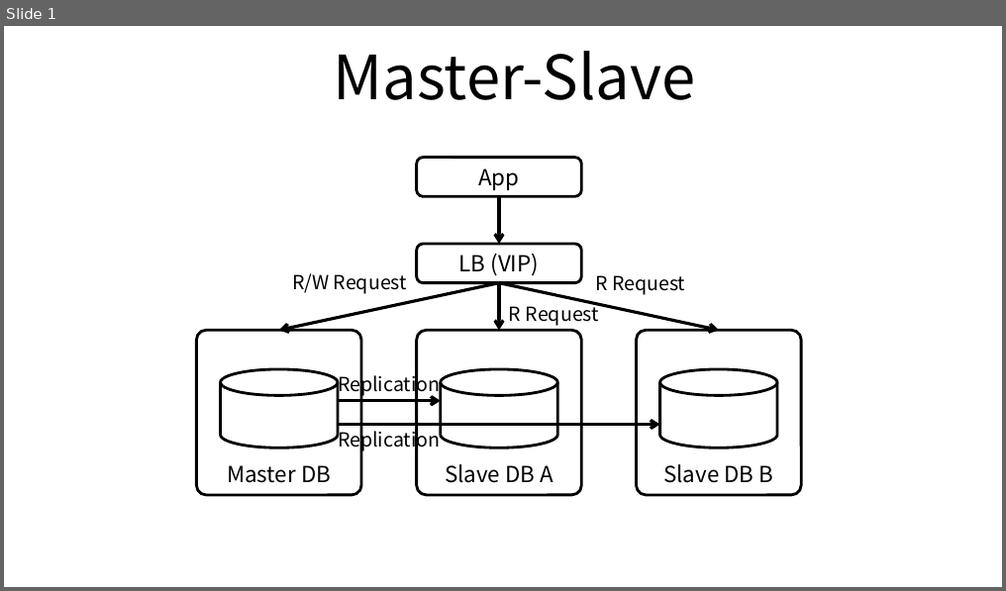
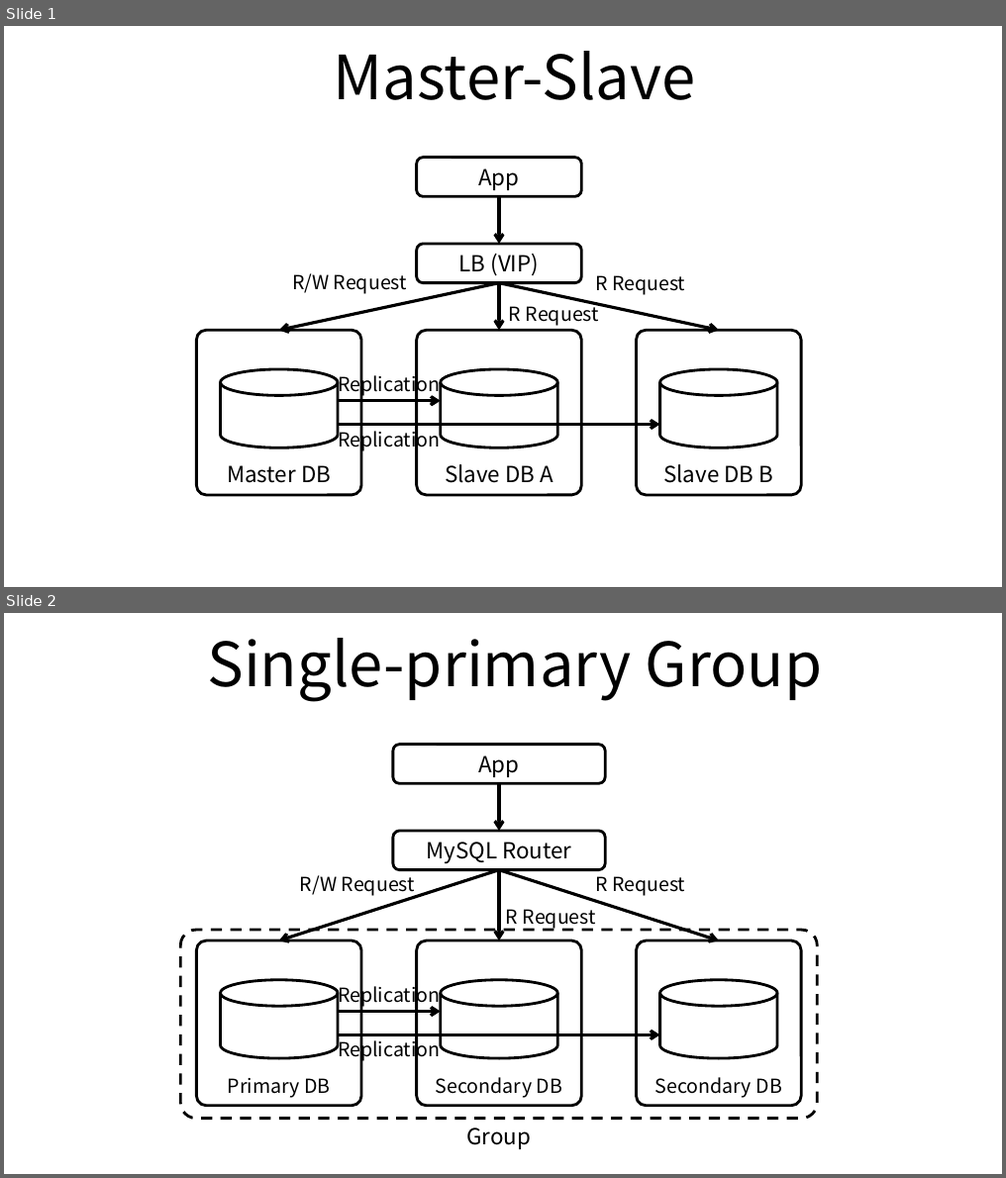
Before and after one commit to ssup2/blog-old, a slide deck: images/theory_analysis/MySQL_Replication_Cluster/MySQL_Replication.pptx. Shown one above the other, each under a label of ours: slide 1 before the commit, slides 1 and 2 after it. The pictures are 1006x591 and 1006x1178 pixels, drawn with LibreOffice and Linux fonts; fonts in the diff are those of the drawing. Boxes give left, top, right and bottom in pixels: in the first picture for what was removed or moved away, otherwise in the second. Text is boxed around its words. In the diff, an @@ line names an element or a change of style, - is before the commit and + after.

```diff
--- a/images/theory_analysis/MySQL_Replication_Cluster/MySQL_Replication.pptx
+++ b/images/theory_analysis/MySQL_Replication_Cluster/MySQL_Replication.pptx
@@ slide 2 added at (4,613,1002,1174), background #FFFFFF @@
@@ title added at (207,638,823,702), 44 pt, text #000000 @@
+Single-primary Group
@@ rounded rectangle added at (393,745,606,783), fill #FFFFFF, outline #000000 2 pt, 16 pt, text #000000 @@
+App
@@ arrow added from (499, 783) to (499, 831), #000000 2.25 pt @@
@@ rounded rectangle added at (393,831,606,869), fill #FFFFFF, outline #000000 2 pt, 16 pt, text #000000 @@
+MySQL Router
@@ arrow added from (499, 870) to (279, 941), #000000 2.25 pt @@
@@ text added at (300,870,415,896), 14 pt, text #000000 @@
+R/W Request
@@ arrow added from (499, 870) to (499, 941), #000000 2.25 pt @@
@@ arrow added from (499, 870) to (719, 941), #000000 2.25 pt @@
@@ text added at (595,870,685,896), 14 pt, text #000000 @@
+R Request
@@ text added at (506,909,596,929), 14 pt, text #000000 @@
+R Request
@@ rounded rectangle added at (180,931,818,1119), fill #FFFFFF, outline #000000 2 pt dashed @@
@@ rounded rectangle added at (197,941,361,1105), fill #FFFFFF, outline #000000 2 pt, 14 pt, text #000000 @@
+Primary DB
@@ rounded rectangle added at (416,941,581,1105), fill #FFFFFF, outline #000000 2 pt, 14 pt, text #000000 @@
+Secondary DB
@@ rounded rectangle added at (636,941,800,1105), fill #FFFFFF, outline #000000 2 pt, 14 pt, text #000000 @@
+Secondary DB
@@ cylinder added at (221,980,339,1059), fill #FFFFFF, outline #000000 2 pt @@
@@ text added at (338,982,441,1008), 14 pt, text #000000 @@
+Replication
@@ cylinder added at (440,980,557,1059), fill #FFFFFF, outline #000000 2 pt @@
@@ cylinder added at (659,980,777,1059), fill #FFFFFF, outline #000000 2 pt @@
@@ arrow added from (338, 1011) to (440, 1011), #000000 2.25 pt @@
@@ arrow added from (338, 1035) to (659, 1035), #000000 2.25 pt @@
@@ text added at (338,1037,441,1062), 14 pt, text #000000 @@
+Replication
@@ text added at (467,1128,532,1150), 16 pt, text #000000 @@
+Group
```
Also in this commit, not shown: 3 slides changed, 6 other files.
